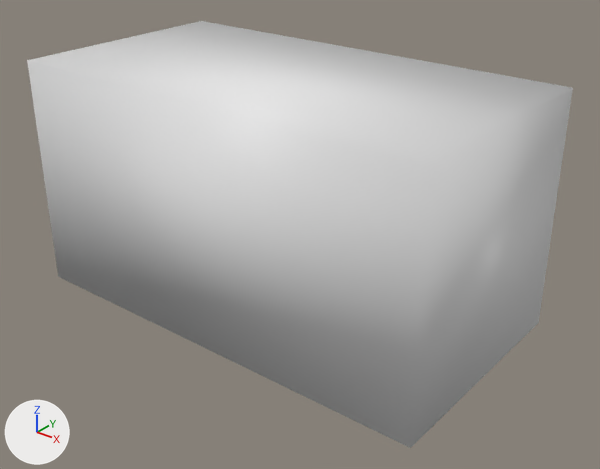
The Blender file blender/level.blend as it was, and as the next commit left it.
One viewpoint serves both versions: a 50 mm camera at (4.92, -4.85, 2.68) aimed at (1.07, -0.04, -0.31). Lighting does not change. The marker at lower left points along +X, +Y and +Z.

The first picture shows 'Cube-col'.
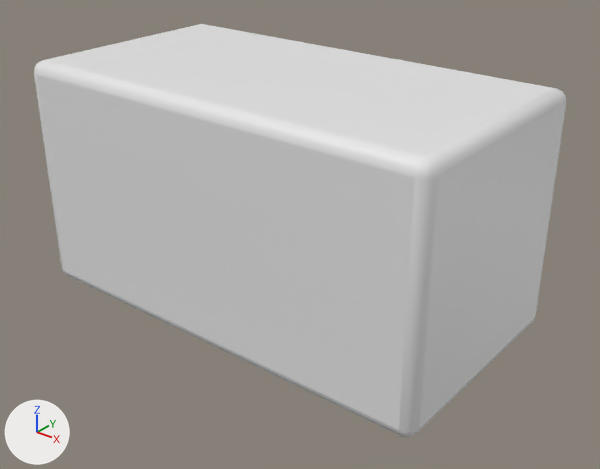
The edits, one by one:
Object 'Cube-col' (ob_cube_col) gains a BEVEL modifier named 'Bevel'.
Modifier setting: segments = 3.

Location of each change, [x1, y1, x2, y2] in pixels of the pictures (600 x 469 px):
'Cube-col', modifiers changed: before [27, 21, 573, 448]; after [34, 24, 566, 438]
